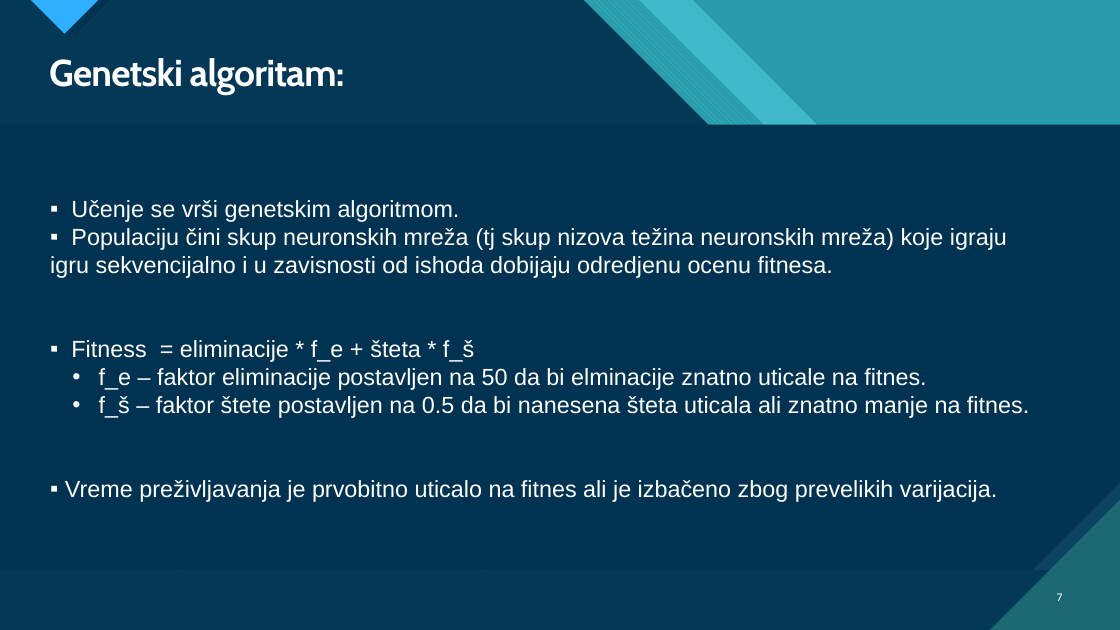
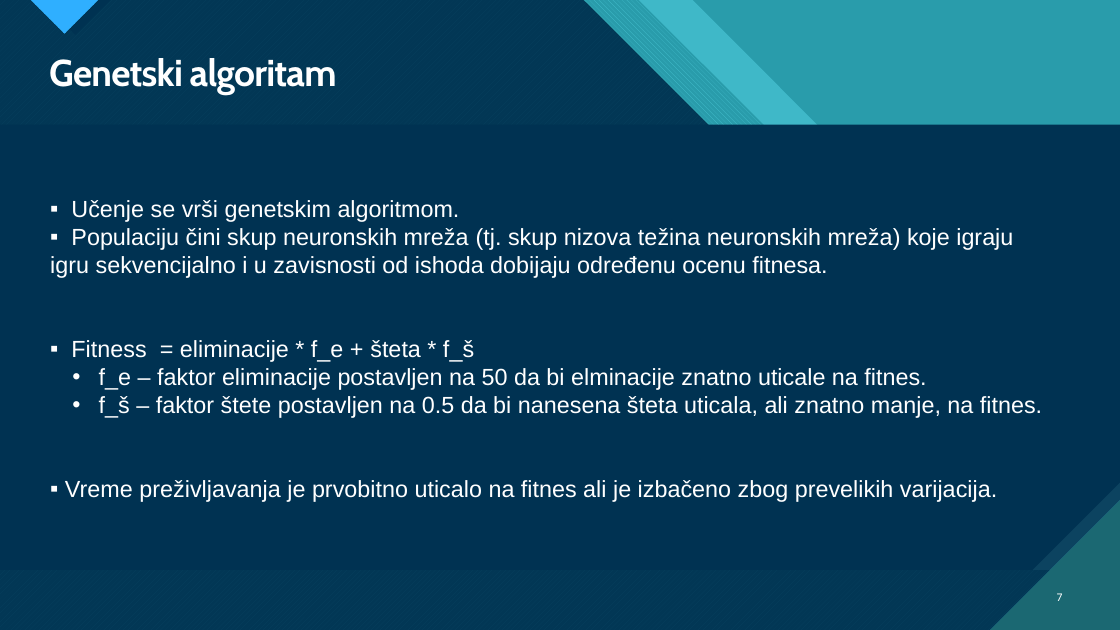
Before and after one commit to Vulkin996/SchShooter-Smart-Bot, a slide deck: slide 7 of Dokumentacija/Presentation.pptx. Drawn at 1120x630 pixels with LibreOffice and Linux fonts; fonts in the diff are those of the drawing. Boxes give left, top, right and bottom in pixels: in the first picture for what was removed or moved away, otherwise in the second. Text is boxed around its words. In the diff, an @@ line names an element or a change of style, - is before the commit and + after.

```diff
--- a/Dokumentacija/Presentation.pptx
+++ b/Dokumentacija/Presentation.pptx
@@ title at <box>49,58,337,94</box>: text changed @@
-Genetski algoritam:
+Genetski algoritam
@@ text at <box>50,228,1013,278</box>: text changed @@
-▪ Populaciju čini skup neuronskih mreža (tj skup nizova težina neuronskih mreža) koje igraju igru sekvencijalno i u zavisnosti od ishoda dobijaju odredjenu ocenu fitnesa.
+▪ Populaciju čini skup neuronskih mreža (tj. skup nizova težina neuronskih mreža) koje igraju igru sekvencijalno i u zavisnosti od ishoda dobijaju određenu ocenu fitnesa.
@@ text at <box>99,396,1042,418</box>: text changed @@
-  • f_š – faktor štete postavljen na 0.5 da bi nanesena šteta uticala ali znatno manje na fitnes.
+  • f_š – faktor štete postavljen na 0.5 da bi nanesena šteta uticala, ali znatno manje, na fitnes.
```
Also in this commit, not shown: 14 other slides changed, 4 other files.
